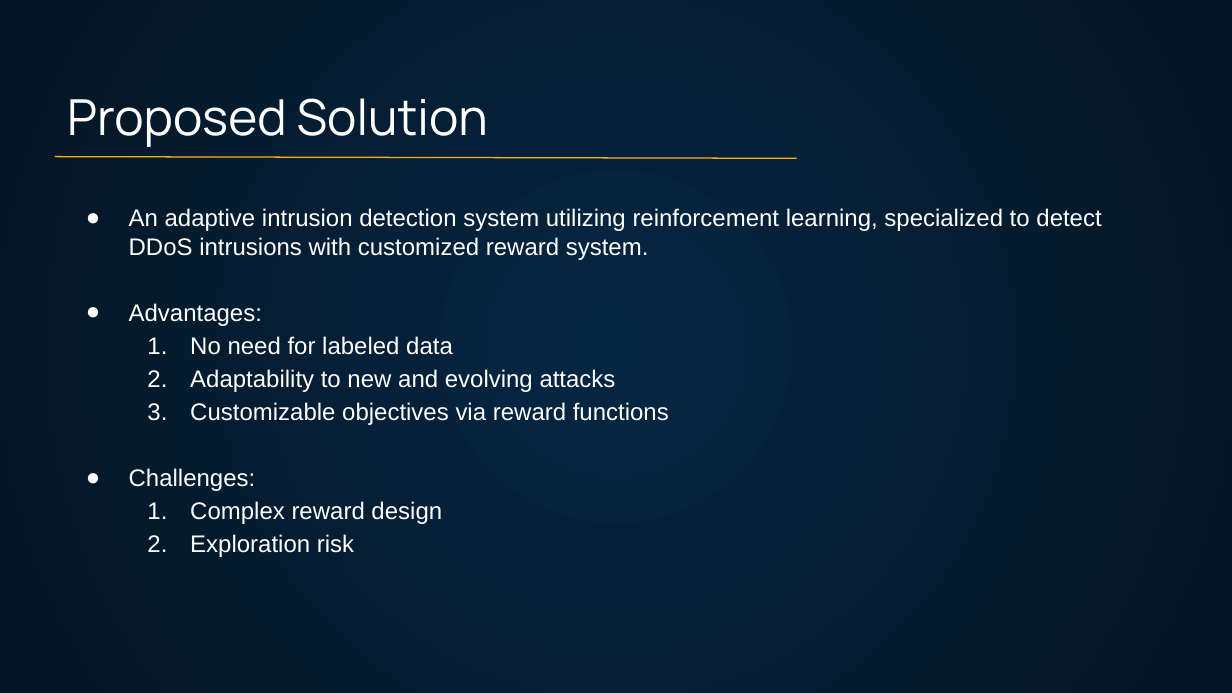
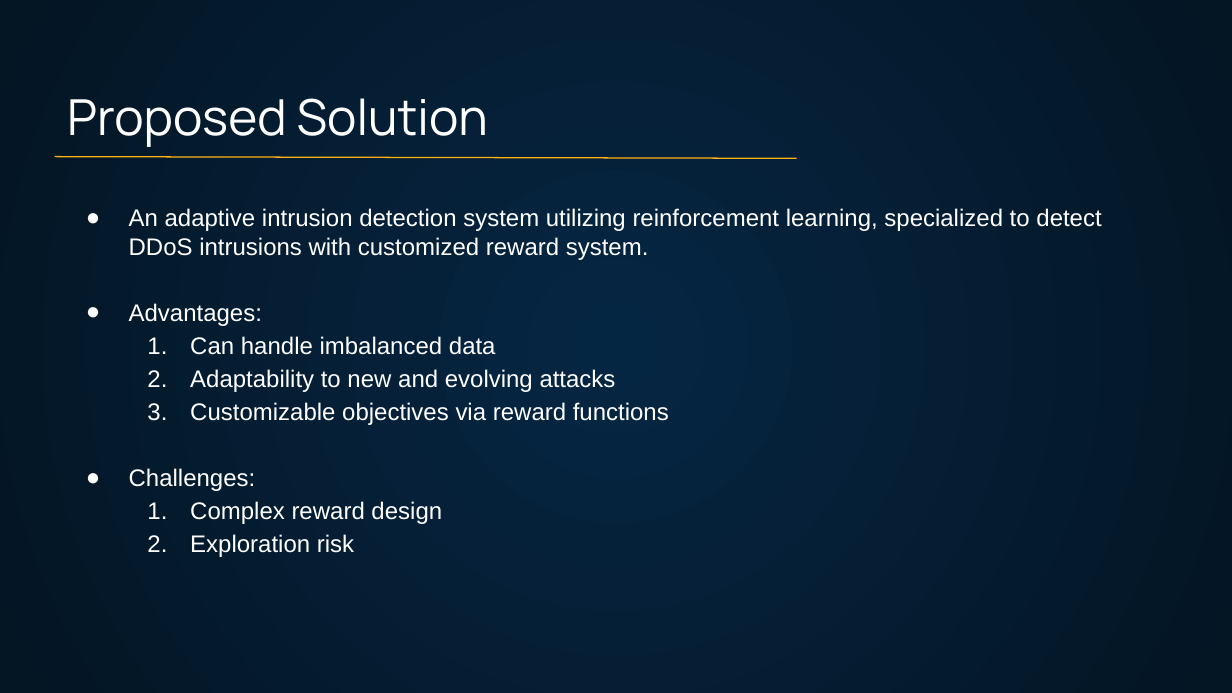
Before and after one commit to slowloris-98/DDoS_RL, a slide deck: slide 8 of CS258_Project_presentation.pptx (slide 7 before the commit). Drawn at 1232x693 pixels with LibreOffice and Linux fonts; fonts in the diff are those of the drawing. Boxes give left, top, right and bottom in pixels: in the first picture for what was removed or moved away, otherwise in the second. Text is boxed around its words. In the diff, an @@ line names an element or a change of style, - is before the commit and + after.

```diff
--- a/CS258_Project_presentation.pptx
+++ b/CS258_Project_presentation.pptx
@@ text at (190,336,496,355): text changed @@
-1. No need for labeled data
+1. Can handle imbalanced data
```
Also in this commit, not shown: 4 other slides changed, 2 slides added, 2 other files.
